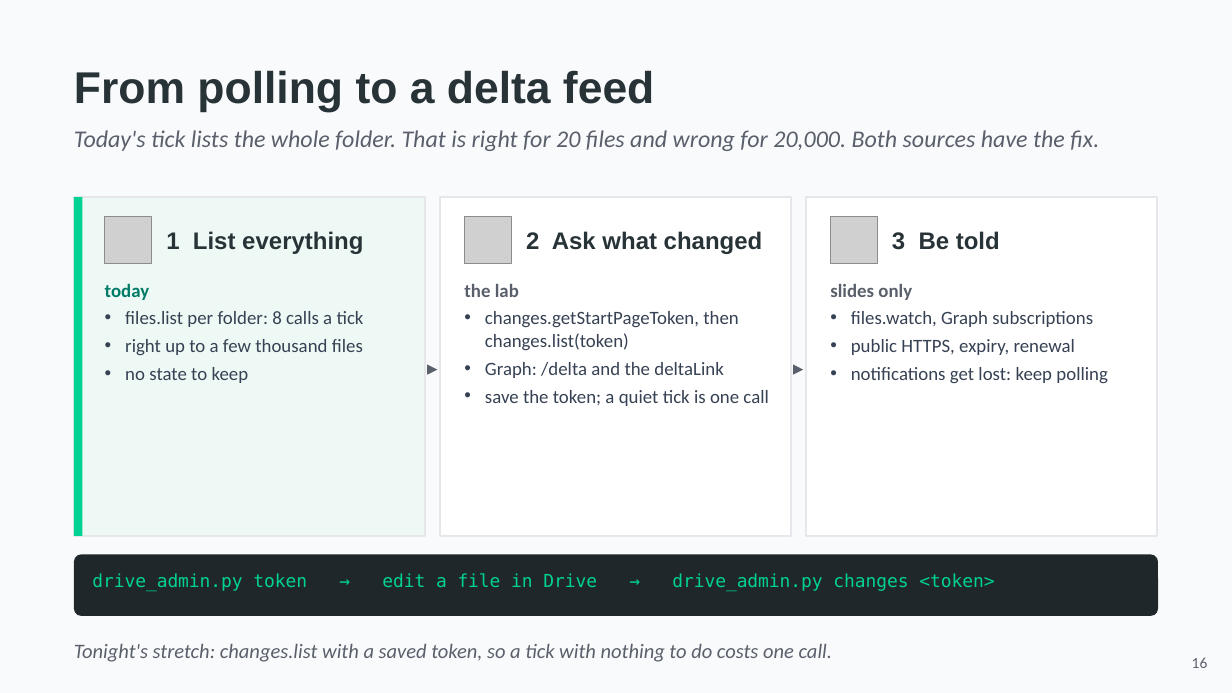
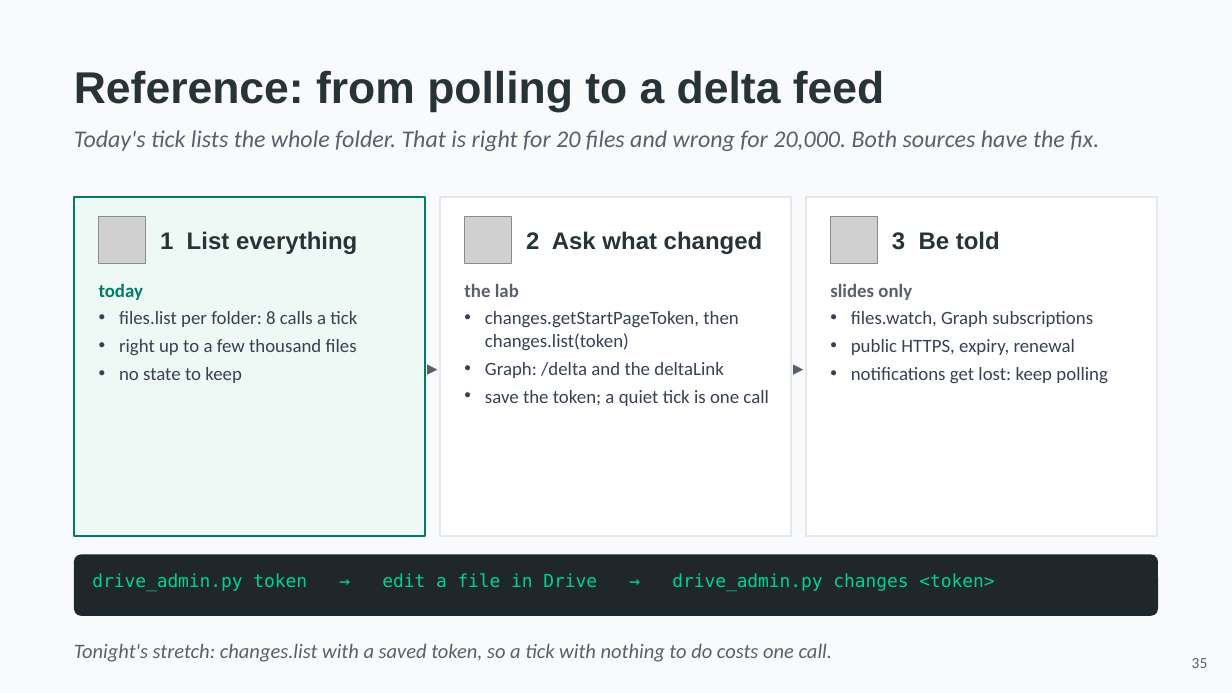
Before and after one commit to hasankanaan26/acme-desk, a slide deck: slide 35 of slides/part1-source.pptx (slide 16 before the commit). Drawn at 1232x693 pixels with LibreOffice and Linux fonts; fonts in the diff are those of the drawing; grey boxes stand for pictures. Boxes give left, top, right and bottom in pixels: in the first picture for what was removed or moved away, otherwise in the second. Text is boxed around its words. In the diff, an @@ line names an element or a change of style, - is before the commit and + after.

```diff
--- a/slides/part1-source.pptx
+++ b/slides/part1-source.pptx
@@ text at [74,70,884,113]: text changed @@
-From polling to a delta feed
+Reference: from polling to a delta feed
@@ rectangle at [74,197,425,536]: outline #E5E7EB 1 pt to #007B66 1 pt @@
@@ rectangle removed at [74,197,83,536] @@
@@ picture: place and size @@
-picture at [105,217,152,264]
+picture at [99,217,145,264]
@@ text "1 List everything": place and size @@
-text "1 List everything" at [166,231,363,254]
+text "1 List everything" at [160,231,357,254]
@@ text "today": place and size @@
-text "today" at [105,283,364,383]
+text "today" at [99,283,357,383]
@@ text at [1192,658,1208,668]: text changed @@
-16
+35
```
Also in this commit, not shown: 14 other slides changed, 21 slides added, 6 slides removed, 28 other files.
